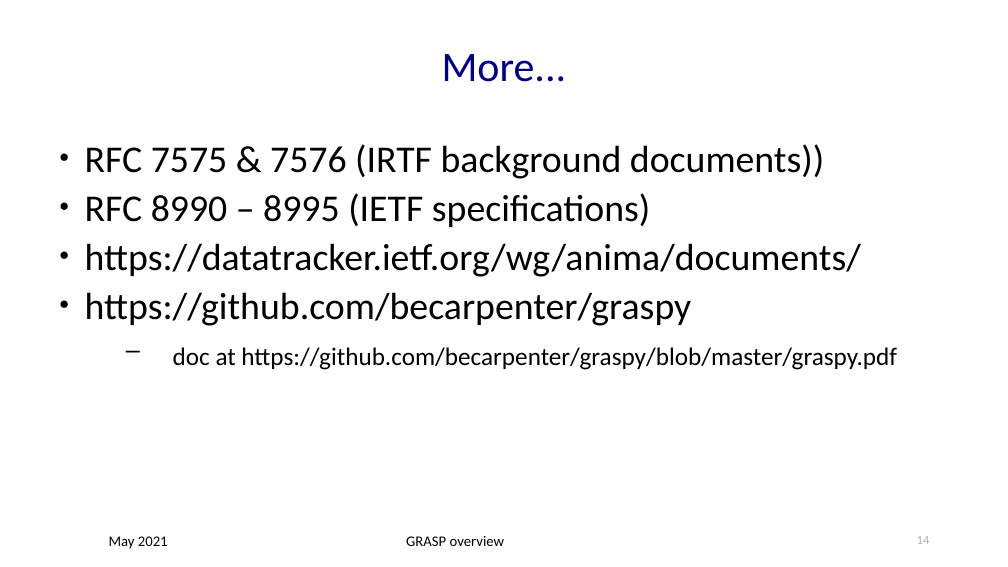
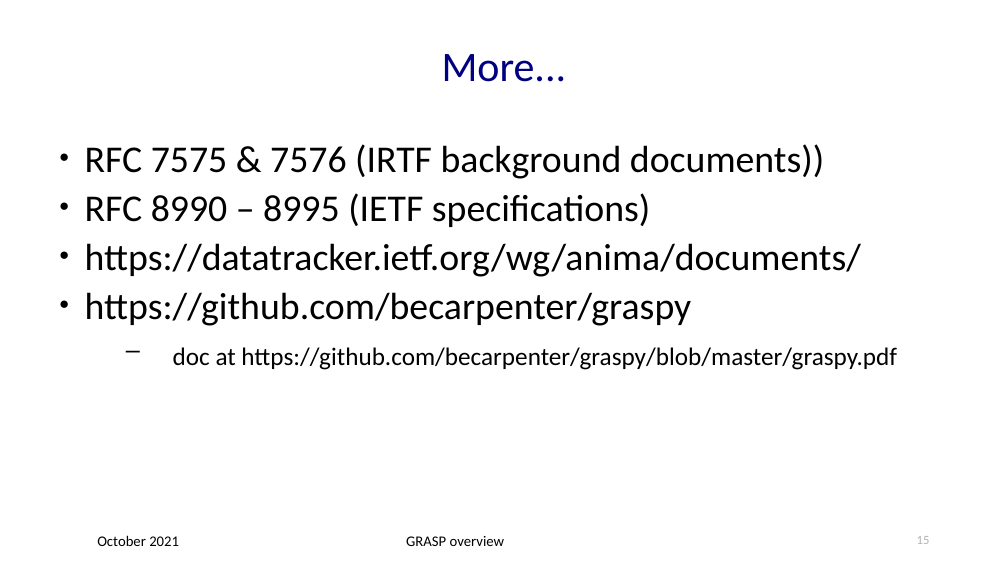
Before and after one commit to becarpenter/graspdoc, a slide deck: slide 15 of GRASP-intro.ppt (slide 14 before the commit). Drawn at 1008x567 pixels with LibreOffice and Linux fonts; fonts in the diff are those of the drawing. Boxes give left, top, right and bottom in pixels: in the first picture for what was removed or moved away, otherwise in the second. Text is boxed around its words. In the diff, an @@ line names an element or a change of style, - is before the commit and + after.

```diff
--- a/GRASP-intro.ppt
+++ b/GRASP-intro.ppt
@@ text at <box>97,535,179,546</box>: text changed @@
-May 2021
+October 2021
@@ page number at <box>917,536,930,544</box>: text changed @@
-14
+15
```
Also in this commit, not shown: 12 other slides changed, 1 slide added, 5 other files.
